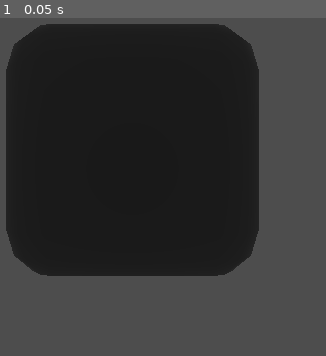
Above: before the commit, frame 1.
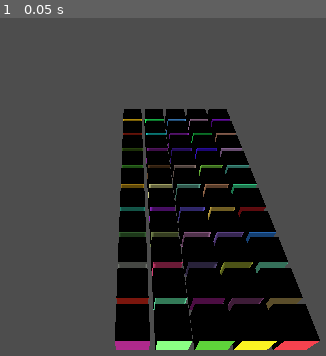
Above: after the commit, the same moment.

Repository: dariuszknappwr/Blaze-shooter
Game: Godot game, scene res://Scenes/main.tscn
Same seed, same stepped clock (60 frames per second), same inputs: the game is played once before the commit and once after it.
Inputs:
- Up to frame 1 (0.05 s): no input

The runs differ from the first frame. In frame 1, 70% of the frame differs, in the area x 1-99%, y 1-99%.

Commit message:
Generate grid view

Diff:
--- /dev/null
+++ b/Models/mesh_instance_3d.tscn
@@ -0,0 +1,6 @@
+[gd_scene load_steps=2 format=3 uid="uid://exxg2xsnft62"]
+
+[sub_resource type="BoxMesh" id="BoxMesh_tckc5"]
+
+[node name="MeshInstance3D" type="MeshInstance3D"]
+mesh = SubResource("BoxMesh_tckc5")
--- a/Scenes/main.tscn
+++ b/Scenes/main.tscn
@@ -1,12 +1,17 @@
-[gd_scene load_steps=2 format=3 uid="uid://w47h8kxhiq20"]
+[gd_scene load_steps=3 format=3 uid="uid://w47h8kxhiq20"]
 
-[ext_resource type="PackedScene" uid="uid://bv7ak0dldsqxt" path="res://cloud.tscn" id="1_jjgbg"]
+[ext_resource type="PackedScene" uid="uid://exxg2xsnft62" path="res://Models/mesh_instance_3d.tscn" id="2_bo1nx"]
+[ext_resource type="Script" uid="uid://c3gt5jl64y1jf" path="res://Scripts/View/GridView.gd" id="4_jjvhh"]
 
 [node name="Main" type="Node3D"]
 
 [node name="Camera3D" type="Camera3D" parent="."]
-transform = Transform3D(1, 0, 0, 0, 1, 0, 0, 0, 1, 0, 0.4035313, 1.4965947)
+transform = Transform3D(1, 0, 0, 0, 0.70023674, 0.71391064, 0, -0.71391064, 0.7002368, 0, 9.655034, 13.752723)
 
 [node name="DirectionalLight3D" type="DirectionalLight3D" parent="."]
+shadow_enabled = true
+shadow_opacity = 0.82
 
-[node name="Cloud" parent="." instance=ExtResource("1_jjgbg")]
+[node name="GridView" type="Node" parent="."]
+script = ExtResource("4_jjvhh")
+standard_cell_view = ExtResource("2_bo1nx")
--- /dev/null
+++ b/Scripts/Container/Cell.gd
@@ -0,0 +1,5 @@
+extends RefCounted
+class_name Cell
+var length := 1
+var width := 1
+var color := Color.AQUA
--- /dev/null
+++ b/Scripts/Container/Grid.gd
@@ -0,0 +1,21 @@
+extends RefCounted
+
+class_name Grid
+var width : int
+var length : int
+var values := []
+
+func _init(w: int, l: int):
+	self.width = w
+	self.length = l
+	generate_grid()
+
+
+func generate_grid() -> Array:
+	values.clear()
+	for x in range(length):
+		var row := []
+		for z in range(width):
+			row.append(Cell.new())
+		values.append(row)
+	return values
--- a/Scripts/GridGenerator.gd
+++ /dev/null
@@ -1,14 +0,0 @@
-extends Node
-
-@export var grid_size := 20
-@export var padding := 2
-var grid: Grid
-
-func _ready() -> void:
-	generate_grid()
-
-func generate_grid():
-	for x in range(grid_size):
-		for z in range(grid_size):
-			Grid[x,z]
-			cell.position = Vector3(x, 0, z)
--- /dev/null
+++ b/Scripts/View/GridView.gd
@@ -0,0 +1,49 @@
+extends Node
+
+class_name GridView
+
+@export var width := 10
+@export var length := 5
+@export var padding := 1.2
+@export var standard_cell_view : PackedScene
+var grid : Grid
+var gridNode : Node
+
+func _ready() -> void:
+	check_errors()
+	grid = Grid.new(width, length)
+	generate_random_grid()
+
+func generate_standard_grid():
+	gridNode = Node3D.new()
+	gridNode.name = "Grid"
+
+	for x in range(length):
+		for z in range(width):
+			var cell = grid.values[x][z]
+			var cell_view = CellView.new()
+			cell_view.setup(cell, standard_cell_view)
+			cell_view.position = Vector3(x * padding, 0, z * padding)
+			gridNode.add_child(cell_view)
+
+	add_child(gridNode)
+
+func generate_random_grid():
+	gridNode = Node3D.new()
+	gridNode.name = "Grid"
+
+	for x in range(length):
+		for z in range(width):
+			var cell = grid.values[x][z]
+			var random_color = Color(randf(), randf(), randf())
+			cell.color = random_color
+			var cell_view = CellView.new()
+			cell_view.setup(cell, standard_cell_view)
+			cell_view.position = Vector3(x * padding, 0, z * padding)
+			gridNode.add_child(cell_view)
+
+	add_child(gridNode)
+
+func check_errors():
+	if !standard_cell_view:
+		push_error("GridView: Please fill cell view in Inspector!")
--- /dev/null
+++ b/Scripts/ViewModel/CellView.gd
@@ -0,0 +1,18 @@
+extends Node3D
+
+class_name CellView
+
+var cell: Cell
+var cellView: PackedScene
+
+func setup(cell_data: Cell, cell_view: PackedScene):
+	cell = cell_data
+	cellView = cell_view
+
+	if cellView:
+		var cellNode = cellView.instantiate()
+
+		var mat = StandardMaterial3D.new()
+		mat.albedo_color = cell.color
+		cellNode.material_override = mat
+		add_child(cellNode)
--- a/Scripts/containers/Cell.gd
+++ /dev/null
@@ -1,5 +0,0 @@
-extends Node
-class_name Cell
-@export var length := 1
-@export var width := 1
-@export var color := Color.AQUA
--- a/Scripts/containers/Grid.gd
+++ /dev/null
@@ -1,14 +0,0 @@
-extends Node
-
-class_name Grid
-@export var width := 20
-@export var length := 10
-var grid := []
-
-
-func generate_grid():
-	for x in range(length):
-		var row := []
-		for z in range(width):
-			row.append(Cell.new())
-		grid.append(row)
Renamed: Scripts/containers/Cell.gd.uid -> Scripts/Container/Cell.gd.uid
Renamed: Scripts/containers/Grid.gd.uid -> Scripts/Container/Grid.gd.uid
Not shown, removed: Scripts/GridGenerator.gd.uid
Not shown, added: Scripts/View/GridView.gd.uid
Not shown, added: Scripts/ViewModel/CellView.gd.uid
Not shown, added: notes.txt
Not shown, added: Scenes/main.tscn252692014.tmp
